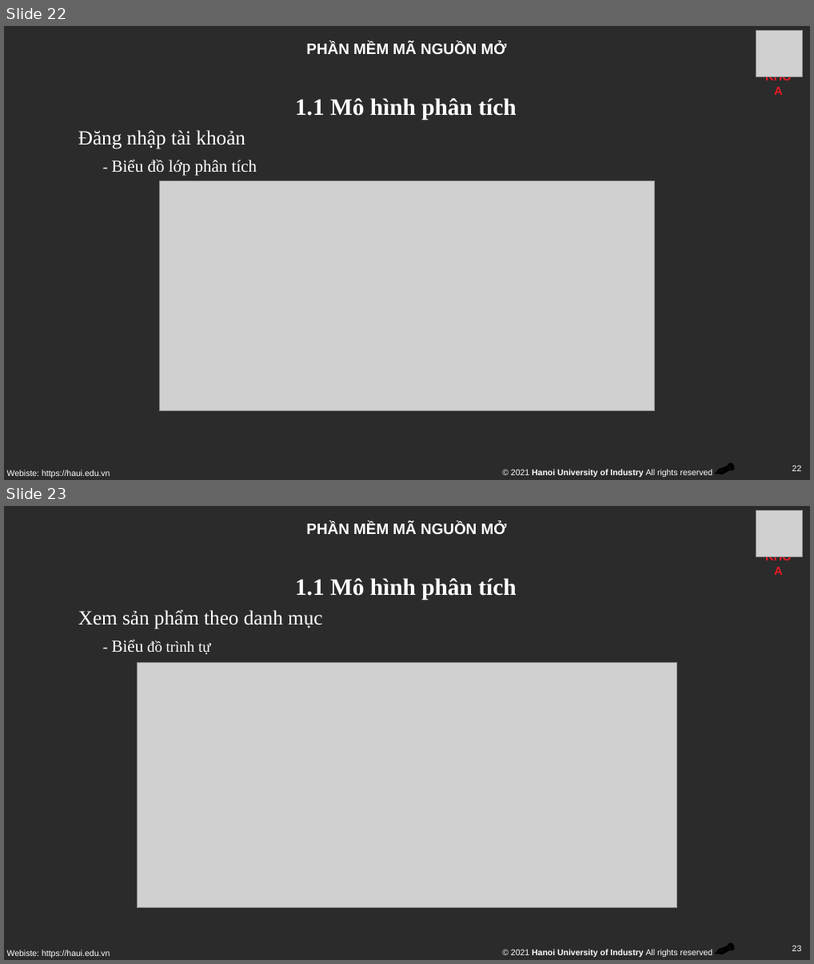
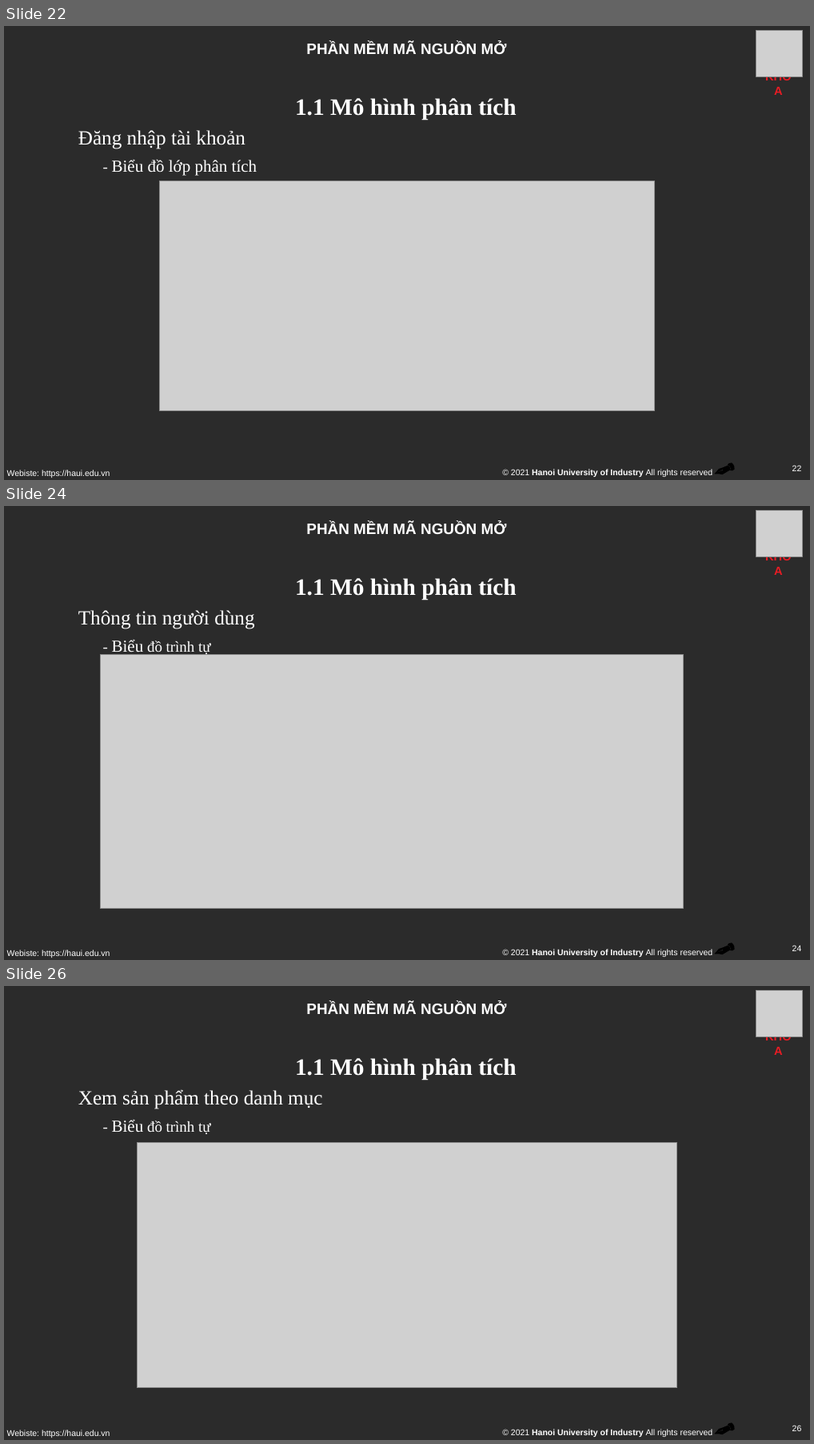
Before and after one commit to a2xvodoi/MNM-Project-Shop-Fashion, a slide deck: src/Slide/Nhom12_expressjs_nodejs.pptx. Shown one above the other, each under a label of ours: slides 22 and 23 before the commit, slides 22, 24 and 26 after it; the slides between them are not shown. The pictures are 814x964 and 814x1444 pixels, drawn with LibreOffice and Linux fonts; fonts in the diff are those of the drawing; grey boxes stand for pictures; background and template pictures are left out; a plain dark background stands for a picture behind light text. Boxes give left, top, right and bottom in pixels: in the first picture for what was removed or moved away, otherwise in the second. Text is boxed around its words. In the diff, an @@ line names an element or a change of style, - is before the commit and + after.

```diff
--- a/src/Slide/Nhom12_expressjs_nodejs.pptx
+++ b/src/Slide/Nhom12_expressjs_nodejs.pptx
@@ slide 24 added at <box>4,506,810,960</box>, background picture (left out); not listed: 7 template elements that a slide beside it also shows @@
@@ picture added at <box>757,510,803,557</box> @@
@@ text added at <box>295,578,516,600</box>, 28 pt, text #FFFFFF, bold @@
+1.1 Mô hình phân tích
@@ text added at <box>78,610,254,629</box>, 24 pt, text #FFFFFF @@
+Thông tin người dùng
@@ text added at <box>112,640,210,655</box>, 18 pt, text #FFFFFF @@
+- Biểu đồ trình tự
@@ picture added at <box>100,654,683,908</box> @@
@@ what was slide 23 is now slide 26 @@
@@ page number at <box>793,1424,802,1431</box>: text changed @@
-23
+26
```
Also in this commit, not shown: 2 slides changed, 2 other slides added.
